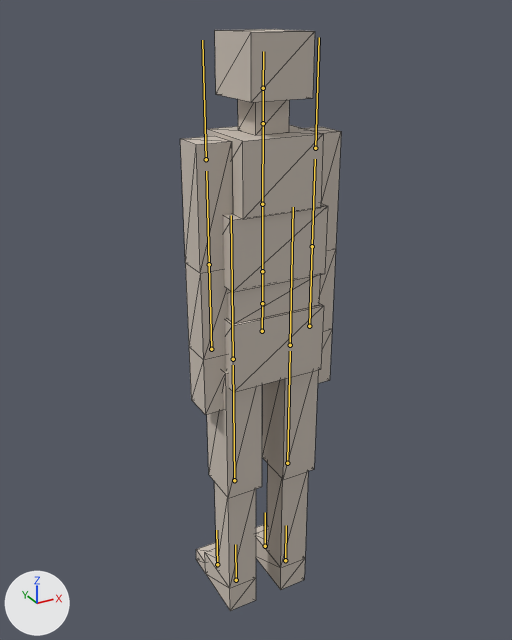
The glTF model tests/fixtures/gltf/humanoid.glb, before and after one commit.
Both versions are drawn from a 50 mm camera at (-0.956, -1.698, 1.891) aimed at (0.037, 0.107, 0.989). The axes (+X, +Y, +Z) are drawn at lower left. The lights are the same throughout. The first picture is the older version. The bones that bend it are drawn over the model as lines. Mesh edges are drawn as thin lines.

Names of what the first picture shows: 'BoxMan'.
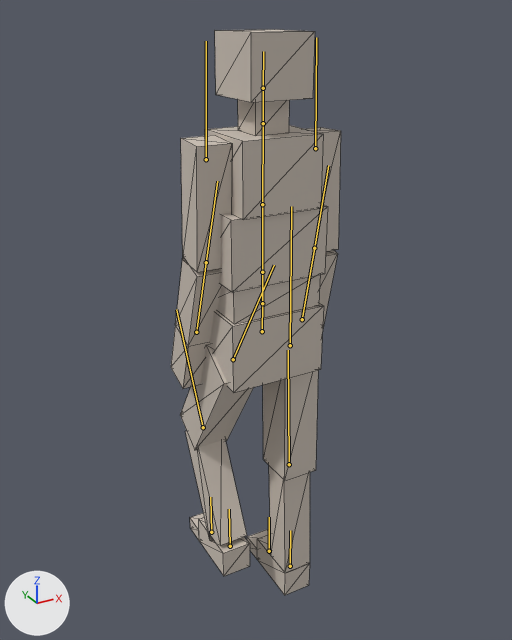
The newer file adds an action. The first version stands in its rest pose; the second is drawn at frame 5 of the action 'Walk_Back'.

Where the change shows, as pixel boxes (x1, y1, x2, y2) in the pictures (512 x 640 px):
'BoxMan', posed: before (180, 29, 341, 611); after (171, 29, 341, 595)
bone 'mixamorig:LeftArm', root to tip: before (315, 148) to (319, 37); after (315, 148) to (316, 37)
bone 'mixamorig:LeftForeArm', root to tip: before (312, 246) to (315, 159); after (314, 248) to (328, 165)
bone 'mixamorig:RightArm', root to tip: before (206, 159) to (202, 40); after (206, 159) to (206, 41)
bone 'mixamorig:RightForeArm', root to tip: before (209, 264) to (206, 171); after (206, 262) to (217, 181)
bone 'mixamorig:LeftUpLeg', root to tip: before (290, 345) to (293, 207); after (290, 345) to (291, 206)
bone 'mixamorig:LeftLeg', root to tip: before (287, 463) to (290, 351); after (289, 464) to (288, 350)
bone 'mixamorig:LeftFoot', root to tip: before (285, 560) to (286, 525); after (290, 566) to (290, 530)
bone 'mixamorig:RightUpLeg', root to tip: before (233, 359) to (231, 215); after (233, 359) to (274, 265)
bone 'mixamorig:RightLeg', root to tip: before (234, 480) to (233, 365); after (203, 427) to (176, 309)
bone 'mixamorig:RightFoot', root to tip: before (236, 580) to (235, 544); after (230, 546) to (229, 509)

The change, as a diff of the scene's bpy script:
```diff
--- a/tests/fixtures/gltf/humanoid.glb.py
+++ b/tests/fixtures/gltf/humanoid.glb.py
@@ bone_mixamorig_leftarm @@
 bone_mixamorig_leftarm = bpy.data.objects['Armature'].pose.bones['mixamorig:LeftArm']  # child of 'mixamorig:Spine2'
-bone_mixamorig_leftarm.rotation_quaternion = (1.0, 0.0, 0.0, 0.0)  # degrees (0, 0, 0)
+bone_mixamorig_leftarm.rotation_quaternion = (1.0, -0.022, 0.0, 0.0)  # degrees (-2, 0, 0)
@@ bone_mixamorig_leftforearm @@
 bone_mixamorig_leftforearm = bpy.data.objects['Armature'].pose.bones['mixamorig:LeftForeArm']  # child of 'mixamorig:LeftArm'
-bone_mixamorig_leftforearm.rotation_quaternion = (1.0, 0.0, 0.0, 0.0)  # degrees (0, 0, 0)
+bone_mixamorig_leftforearm.rotation_quaternion = (0.991, 0.131, 0.0, 0.0)  # degrees (15, 0, 0)
@@ bone_mixamorig_rightarm @@
 bone_mixamorig_rightarm = bpy.data.objects['Armature'].pose.bones['mixamorig:RightArm']  # child of 'mixamorig:Spine2'
-bone_mixamorig_rightarm.rotation_quaternion = (1.0, 0.0, 0.0, 0.0)  # degrees (0, 0, 0)
+bone_mixamorig_rightarm.rotation_quaternion = (0.999, 0.032, 0.0, 0.0)  # degrees (4, 0, 0)
@@ bone_mixamorig_rightforearm @@
 bone_mixamorig_rightforearm = bpy.data.objects['Armature'].pose.bones['mixamorig:RightForeArm']  # child of 'mixamorig:RightArm'
-bone_mixamorig_rightforearm.rotation_quaternion = (1.0, 0.0, 0.0, 0.0)  # degrees (0, 0, 0)
+bone_mixamorig_rightforearm.rotation_quaternion = (0.991, 0.131, 0.0, 0.0)  # degrees (15, 0, 0)
@@ bone_mixamorig_leftupleg @@
 bone_mixamorig_leftupleg = bpy.data.objects['Armature'].pose.bones['mixamorig:LeftUpLeg']  # child of 'mixamorig:Hips'
-bone_mixamorig_leftupleg.rotation_quaternion = (1.0, 0.0, 0.0, 0.0)  # degrees (0, 0, 0)
+bone_mixamorig_leftupleg.rotation_quaternion = (1.0, -0.011, 0.0, 0.0)  # degrees (-1, 0, 0)
@@ bone_mixamorig_leftleg @@
 bone_mixamorig_leftleg = bpy.data.objects['Armature'].pose.bones['mixamorig:LeftLeg']  # child of 'mixamorig:LeftUpLeg'
-bone_mixamorig_leftleg.rotation_quaternion = (1.0, 0.0, 0.0, 0.0)  # degrees (0, 0, 0)
+bone_mixamorig_leftleg.rotation_quaternion = (1.0, -0.014, 0.0, 0.0)  # degrees (-2, 0, 0)
@@ bone_mixamorig_leftfoot @@
 bone_mixamorig_leftfoot = bpy.data.objects['Armature'].pose.bones['mixamorig:LeftFoot']  # child of 'mixamorig:LeftLeg'
-bone_mixamorig_leftfoot.rotation_quaternion = (1.0, 0.0, 0.0, 0.0)  # degrees (0, 0, 0)
+bone_mixamorig_leftfoot.rotation_quaternion = (1.0, 0.025, 0.0, 0.0)  # degrees (3, 0, 0)
@@ bone_mixamorig_rightupleg @@
 bone_mixamorig_rightupleg = bpy.data.objects['Armature'].pose.bones['mixamorig:RightUpLeg']  # child of 'mixamorig:Hips'
-bone_mixamorig_rightupleg.rotation_quaternion = (1.0, 0.0, 0.0, 0.0)  # degrees (0, 0, 0)
+bone_mixamorig_rightupleg.rotation_quaternion = (0.96, 0.281, 0.0, 0.0)  # degrees (33, 0, 0)
@@ bone_mixamorig_rightleg @@
 bone_mixamorig_rightleg = bpy.data.objects['Armature'].pose.bones['mixamorig:RightLeg']  # child of 'mixamorig:RightUpLeg'
-bone_mixamorig_rightleg.rotation_quaternion = (1.0, 0.0, 0.0, 0.0)  # degrees (0, 0, 0)
+bone_mixamorig_rightleg.rotation_quaternion = (0.866, -0.5, 0.0, 0.0)  # degrees (-60, 0, 0)
@@ bone_mixamorig_rightfoot @@
 bone_mixamorig_rightfoot = bpy.data.objects['Armature'].pose.bones['mixamorig:RightFoot']  # child of 'mixamorig:RightLeg'
-bone_mixamorig_rightfoot.rotation_quaternion = (1.0, 0.0, 0.0, 0.0)  # degrees (0, 0, 0)
+bone_mixamorig_rightfoot.rotation_quaternion = (0.972, 0.236, 0.0, 0.0)  # degrees (27, 0, 0)
```
